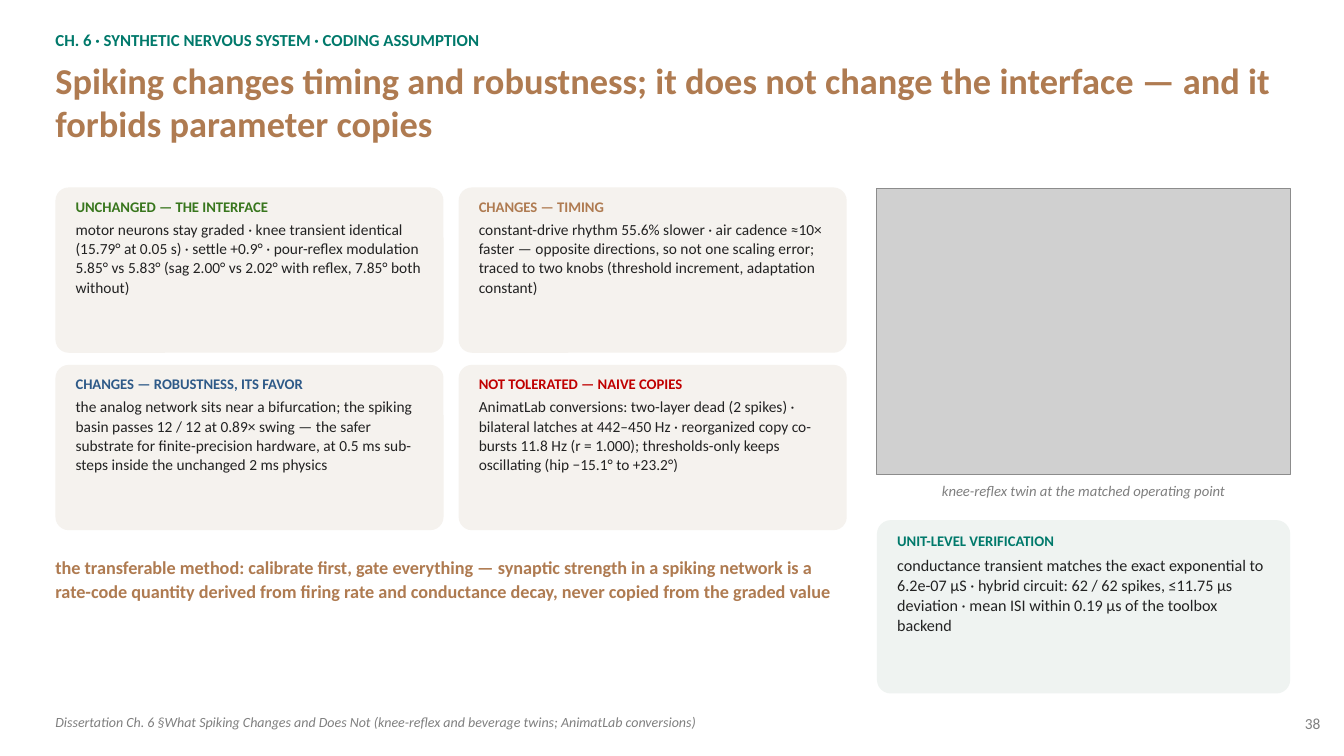
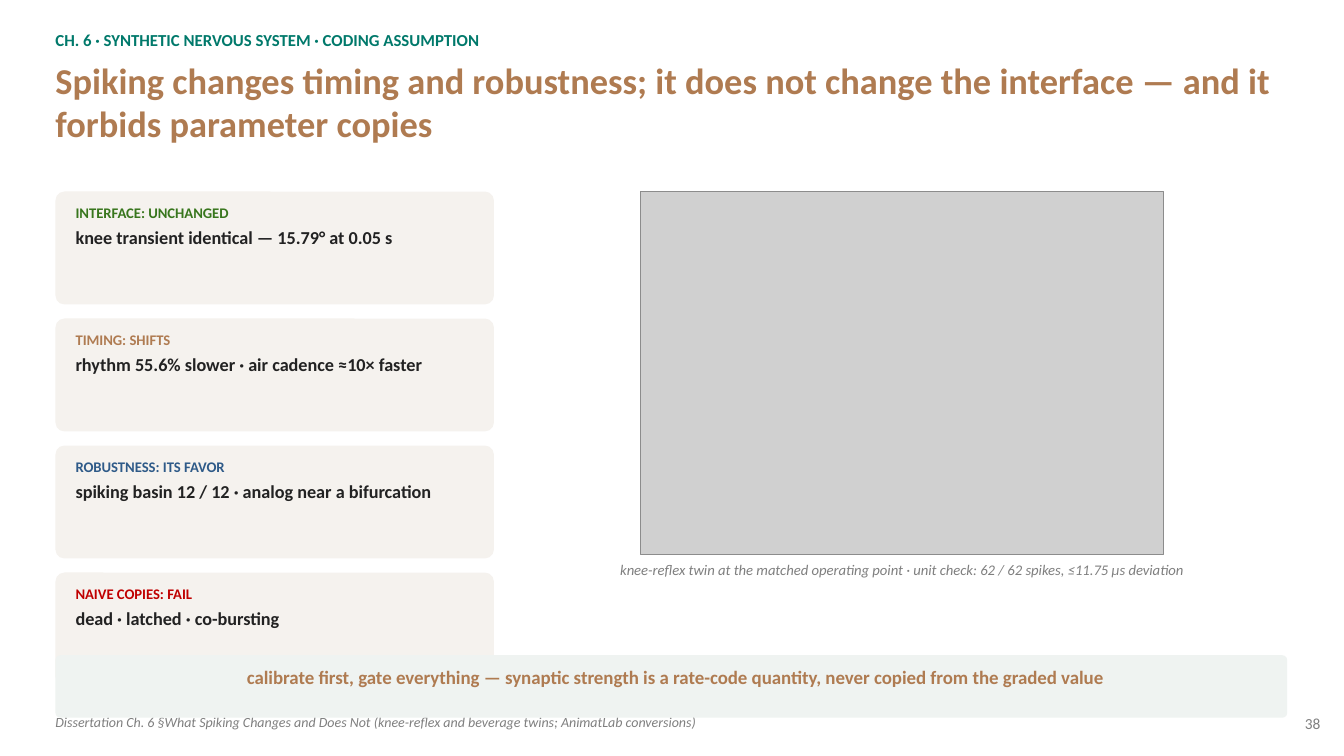
Before and after one commit to Agile-and-Adaptive-Robotics/Bipedal_Robot, a slide deck: slide 38 of Documentation/Reports and Papers/Dissertation/Defense/Bolen_Dissertation_Defense.pptx. Drawn at 1344x756 pixels with LibreOffice and Linux fonts; fonts in the diff are those of the drawing; grey boxes stand for pictures. Boxes give left, top, right and bottom in pixels: in the first picture for what was removed or moved away, otherwise in the second. Text is boxed around its words. In the diff, an @@ line names an element or a change of style, - is before the commit and + after.

```diff
--- a/Documentation/Reports and Papers/Dissertation/Defense/Bolen_Dissertation_Defense.pptx
+++ b/Documentation/Reports and Papers/Dissertation/Defense/Bolen_Dissertation_Defense.pptx
@@ rounded rectangle: place and size @@
-rounded rectangle at <box>55,188,444,353</box>
+rounded rectangle at <box>55,192,494,304</box>
@@ text at <box>76,208,392,244</box>: text changed; size 11 to 13 pt; bold on @@
-UNCHANGED — THE INTERFACE
-motor neurons stay graded · knee transient identical (15.79° at 0.05 s) · settle +0.9° · pour-reflex modulation 5.85° vs 5.83° (sag 2.00° vs 2.02° with reflex, 7.85° both without)
+INTERFACE: UNCHANGED
+knee transient identical — 15.79° at 0.05 s
@@ picture: place and size @@
-picture at <box>877,189,1291,475</box>
+picture at <box>640,192,1164,555</box>
@@ rounded rectangle: place and size @@
-rounded rectangle at <box>459,188,847,353</box>
+rounded rectangle at <box>55,319,494,432</box>
@@ text at <box>76,335,422,374</box>: text changed; size 11 to 13 pt; bold on @@
-CHANGES — TIMING
-constant-drive rhythm 55.6% slower · air cadence ≈10× faster — opposite directions, so not one scaling error; traced to two knobs (threshold increment, adaptation constant)
+TIMING: SHIFTS
+rhythm 55.6% slower · air cadence ≈10× faster
@@ rounded rectangle: place and size @@
-rounded rectangle at <box>55,365,444,530</box>
+rounded rectangle at <box>55,446,494,559</box>
@@ text at <box>76,462,431,501</box>: text changed; size 11 to 13 pt; bold on @@
-CHANGES — ROBUSTNESS, ITS FAVOR
-the analog network sits near a bifurcation; the spiking basin passes 12 / 12 at 0.89× swing — the safer substrate for finite-precision hardware, at 0.5 ms sub-steps inside the unchanged 2 ms physics
+ROBUSTNESS: ITS FAVOR
+spiking basin 12 / 12 · analog near a bifurcation
@@ text removed at <box>897,536,1264,631</box> @@
-UNIT-LEVEL VERIFICATION
-conductance transient matches the exact exponential to 6.2e-07 µS · hybrid circuit: 62 / 62 spikes, ≤11.75 µs deviation · mean ISI within 0.19 µs of the toolbox backend
@@ text at <box>620,565,1184,578</box>: text changed @@
-knee-reflex twin at the matched operating point
+knee-reflex twin at the matched operating point · unit check: 62 / 62 spikes, ≤11.75 µs deviation
@@ rounded rectangle: place and size @@
-rounded rectangle at <box>459,365,847,530</box>
+rounded rectangle at <box>55,573,494,686</box>
@@ text at <box>76,589,280,628</box>: text changed; size 11 to 13 pt; bold on @@
-NOT TOLERATED — NAIVE COPIES
-AnimatLab conversions: two-layer dead (2 spikes) · bilateral latches at 442–450 Hz · reorganized copy co-bursts 11.8 Hz (r = 1.000); thresholds-only keeps oscillating (hip −15.1° to +23.2°)
+NAIVE COPIES: FAIL
+dead · latched · co-bursting
@@ rounded rectangle: place and size @@
-rounded rectangle at <box>877,520,1291,694</box>
+rounded rectangle at <box>55,655,1288,718</box>
@@ text at <box>247,670,1103,687</box>: text changed; size 13 to 13.5 pt @@
-the transferable method: calibrate first, gate everything — synaptic strength in a spiking network is a rate-code quantity derived from firing rate and conductance decay, never copied from the graded value
+calibrate first, gate everything — synaptic strength is a rate-code quantity, never copied from the graded value
```
Also in this commit, not shown: 8 other slides changed, 21 other files.
